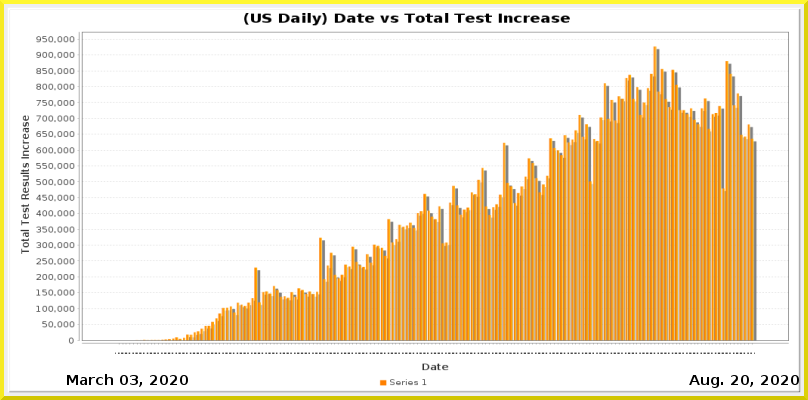
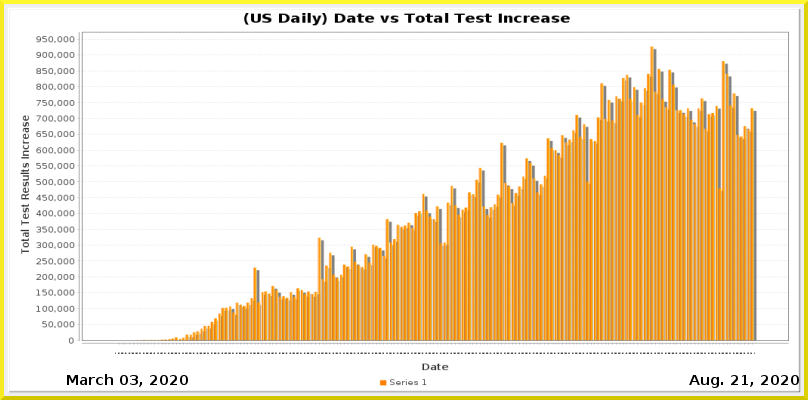
Comparing the layer stacks of the two 808×400 images. Changes:
painted on "Current Date" over 741, 375, 749, 385
painted on "Date_vs_TestIncrease.png" over 126, 46, 757, 354
